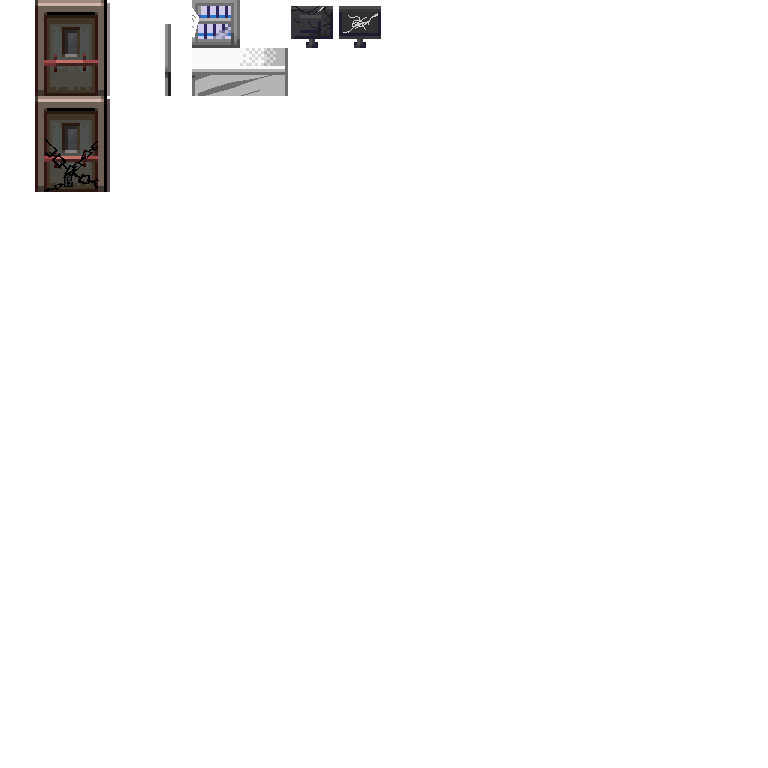
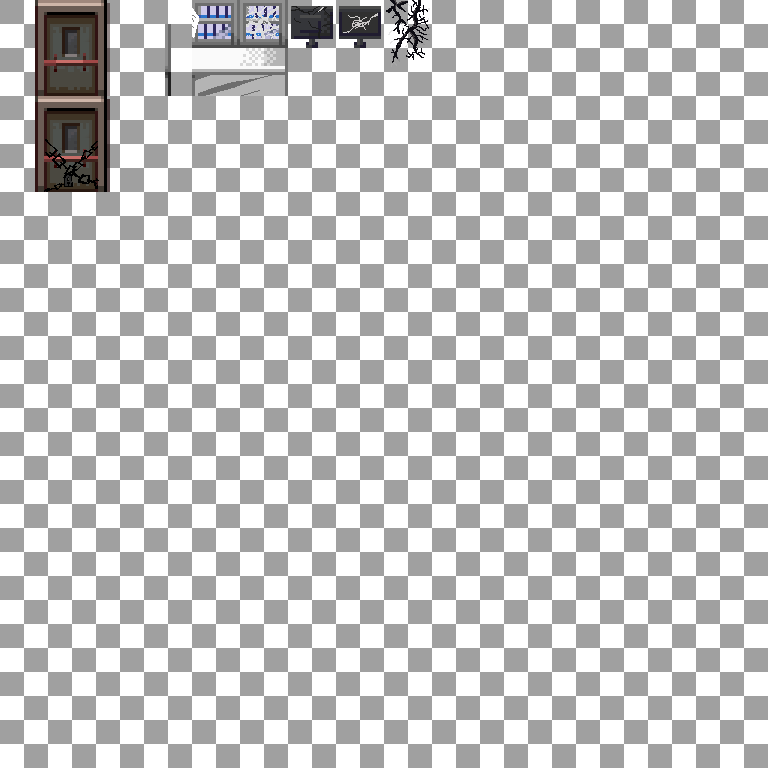
Before/after of a 768×768 layered artwork. What changed in the layer stack:
added layer "Layer 4" (9%) above "Layer 3" over [391, 54, 400, 67]
added layer "Layer 3" above "Cracked Wall 1" over [391, 45, 425, 63]
added layer "Cracked Wall 1" above "Bookshelf cracked glass" over [386, 0, 431, 48]
added layer "Bookshelf cracked glass" above "HIDE BEFORE SAFE" over [240, 0, 288, 48]
showed "HIDE BEFORE SAFE" over [0, 0, 768, 768]
